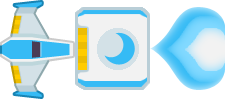
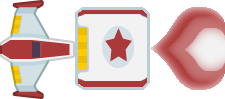
Comparing the layer stacks of the two 225px x 99px images. Changes:
showed "Shape 2 copy 4" over box(166, 16, 225, 82)
showed "Shape 2 copy 3" over box(150, 7, 225, 90)
hid "Shape 2 copy" over box(166, 16, 225, 82)
hid "Shape 2" over box(150, 7, 225, 90)
showed "Shape 3", painted on it over box(100, 28, 136, 65)
hid "Shape 1", painted on it over box(104, 30, 135, 65)
painted on "Layer 4" over box(97, 26, 139, 70)
showed "Layer 3 copy 3" over box(78, 10, 147, 87)
hid "Layer 3 copy" over box(78, 10, 147, 87)
showed "Layer 6" over box(0, 0, 70, 99)
hid "Layer 0" over box(0, 0, 70, 99)
